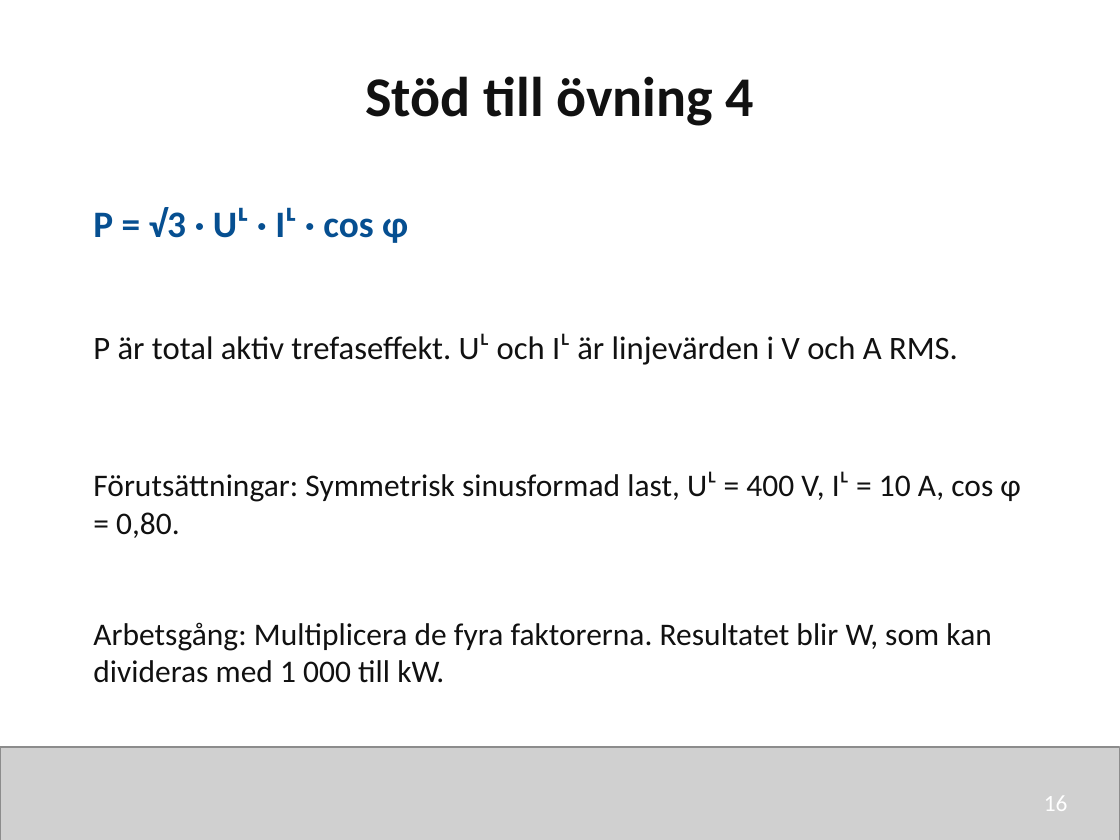
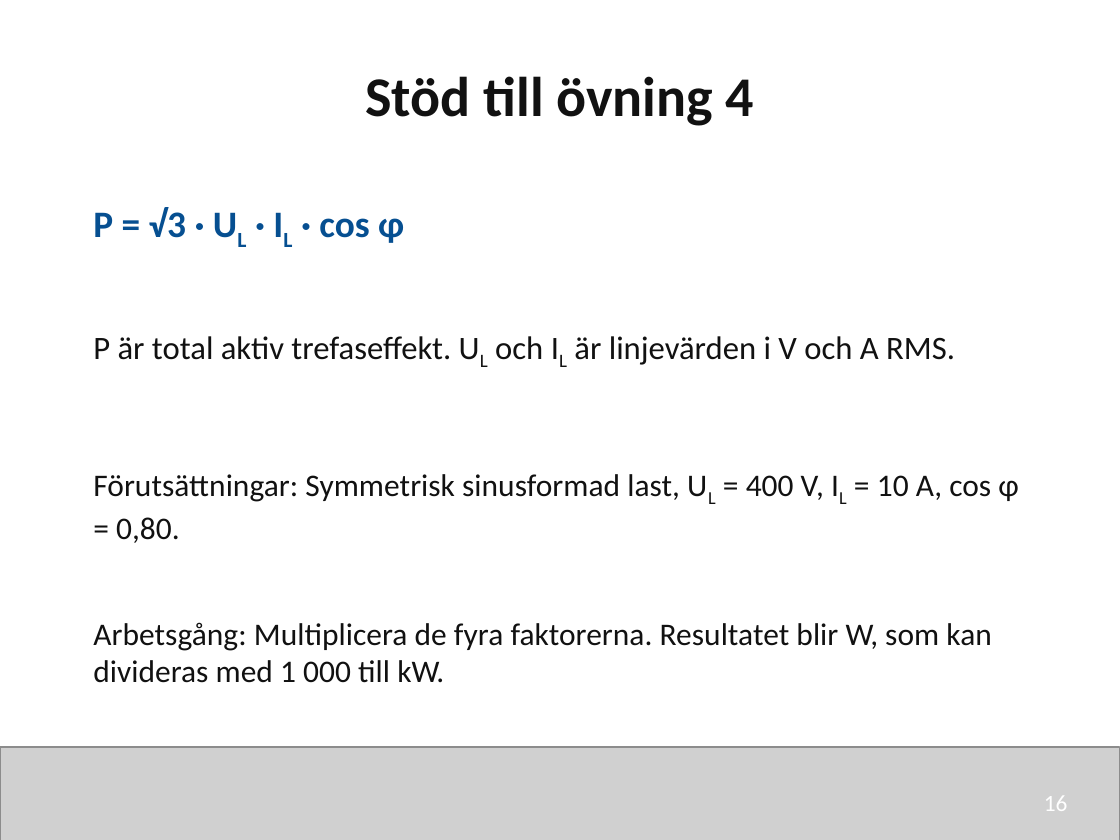
Before and after one commit to nj22az/nj22az.github.io, a slide deck: slide 16 of sjoskolan/vecka-41/aktuell/v41_02_Y_och_trefaseffekt_elev.pptx. Drawn at 1120x840 pixels with LibreOffice and Linux fonts; fonts in the diff are those of the drawing; grey boxes stand for pictures. Boxes give left, top, right and bottom in pixels: in the first picture for what was removed or moved away, otherwise in the second. Text is boxed around its words. In the diff, an @@ line names an element or a change of style, - is before the commit and + after.

```diff
--- a/sjoskolan/vecka-41/aktuell/v41_02_Y_och_trefaseffekt_elev.pptx
+++ b/sjoskolan/vecka-41/aktuell/v41_02_Y_och_trefaseffekt_elev.pptx
@@ text at [93,207,404,243]: text changed @@
-P = √3 · Uᴸ · Iᴸ · cos φ
+P = √3 · UL · IL · cos φ
@@ text at [93,336,955,365]: text changed @@
-P är total aktiv trefaseffekt. Uᴸ och Iᴸ är linjevärden i V och A RMS.
+P är total aktiv trefaseffekt. UL och IL är linjevärden i V och A RMS.
@@ text at [93,474,1018,543]: text changed @@
-Förutsättningar: Symmetrisk sinusformad last, Uᴸ = 400 V, Iᴸ = 10 A, cos φ = 0,80.
+Förutsättningar: Symmetrisk sinusformad last, UL = 400 V, IL = 10 A, cos φ = 0,80.
```
Also in this commit, not shown: 27 other slides changed, 20 other files.
